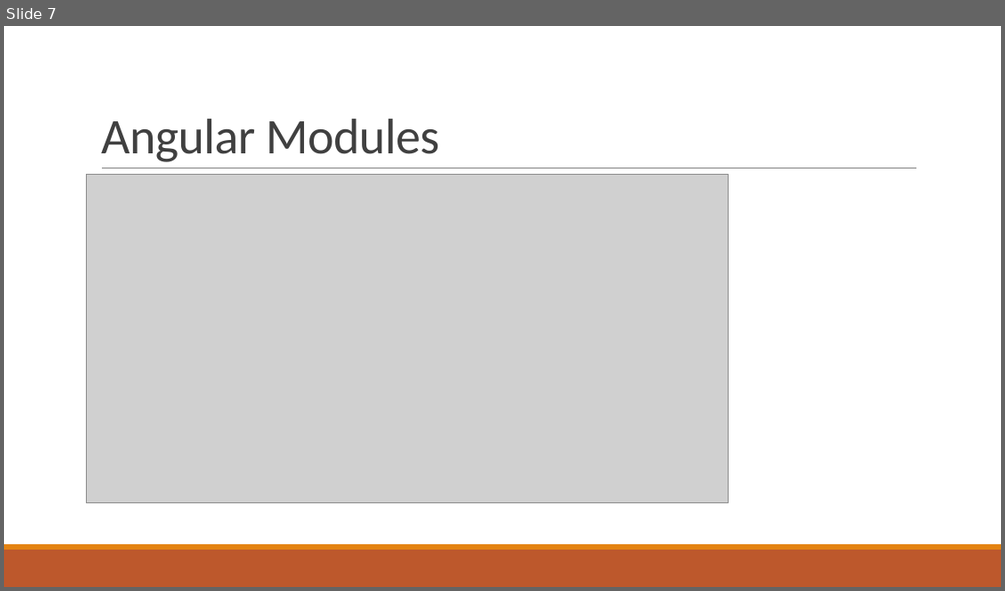
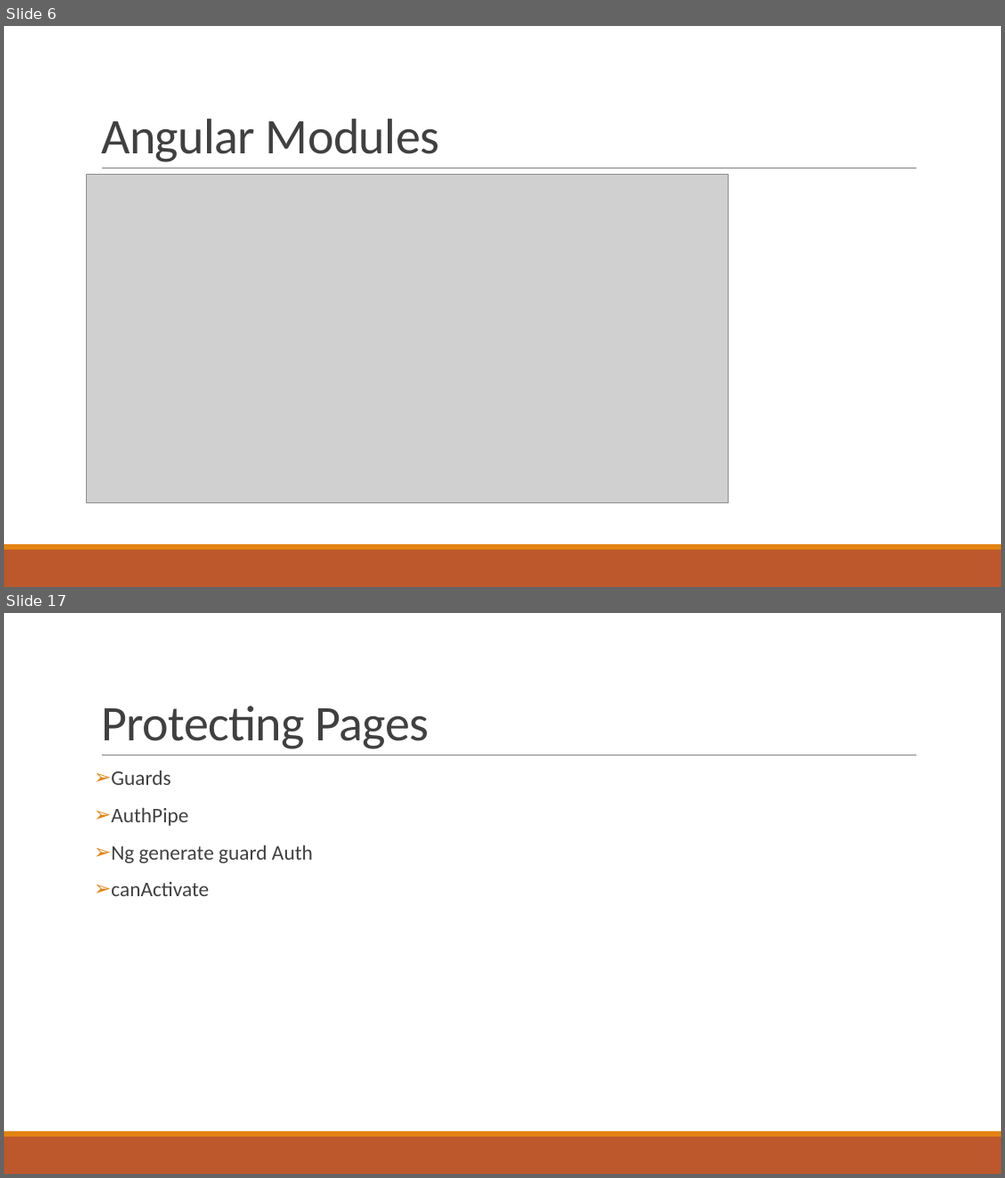
Before and after one commit to ozgurkaplan/KocAkademiAngularStarter, a slide deck: KocAkademi Angular.pptx. Shown one above the other, each under a label of ours: slide 7 before the commit, slides 6 and 17 after it; the slides between them are not shown. The pictures are 1005x591 and 1005x1178 pixels, drawn with LibreOffice and Linux fonts; fonts in the diff are those of the drawing; grey boxes stand for pictures. Boxes give left, top, right and bottom in pixels: in the first picture for what was removed or moved away, otherwise in the second. Text is boxed around its words. In the diff, an @@ line names an element or a change of style, - is before the commit and + after.

```diff
--- a/KocAkademi Angular.pptx
+++ b/KocAkademi Angular.pptx
@@ slide 17 added at (x1=4, y1=613, x2=1001, y2=1174), background #FFFFFF; not listed: 3 template elements that a slide beside it also shows @@
@@ title added at (x1=101, y1=706, x2=429, y2=749), 48 pt, text #404040 @@
+Protecting Pages
@@ text added at (x1=111, y1=771, x2=313, y2=896), 20 pt, text #404040 @@
+➢ Guards
+➢ AuthPipe
+➢ Ng generate guard Auth
+➢ canActivate
@@ what was slide 7 is now slide 6 @@
```
Also in this commit, not shown: 12 other slides added, 2 slides removed.
